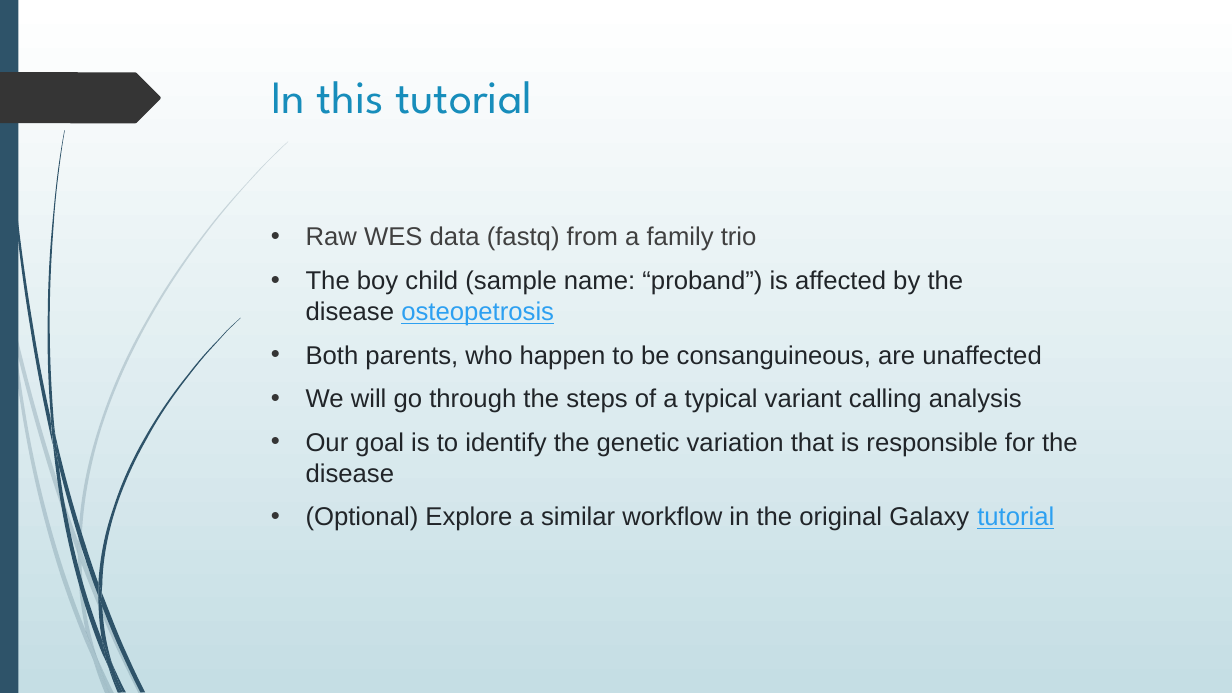
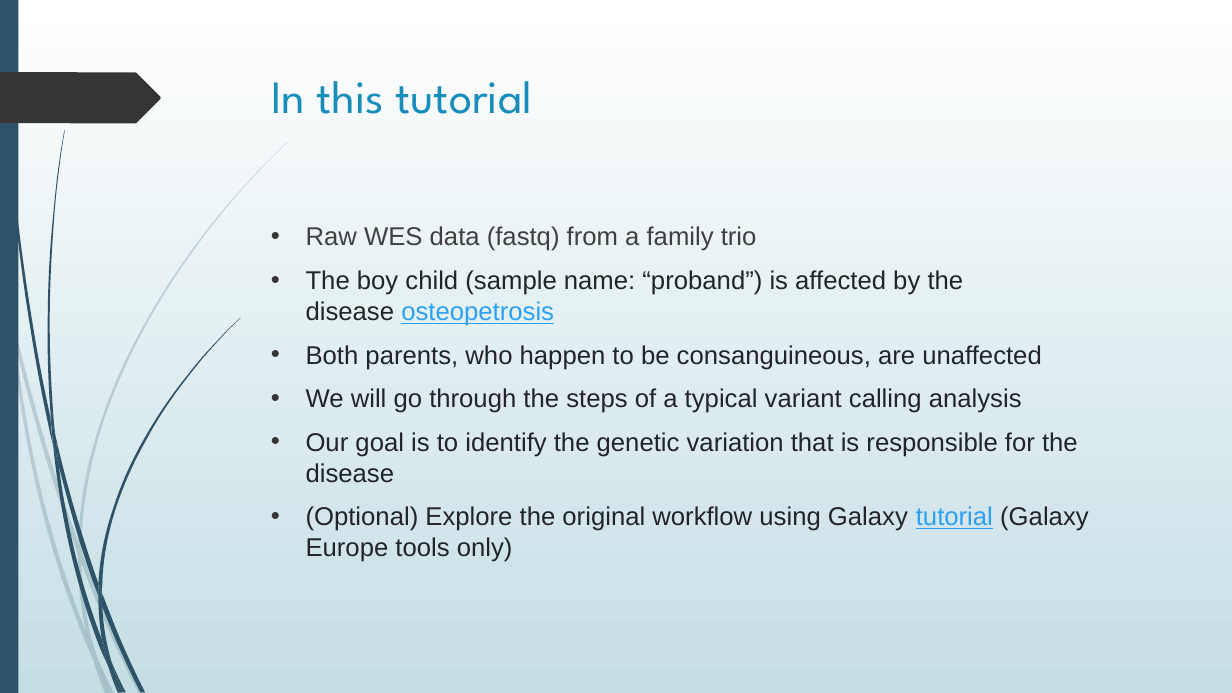
Before and after one commit to BiodataAnalysisGroup/IMGGE-WES-WGS-data-analysis-workshop, a slide deck: slide 3 of day 1/germline_variant_calling_slides.pptx. Drawn at 1232x693 pixels with LibreOffice and Linux fonts; fonts in the diff are those of the drawing. Boxes give left, top, right and bottom in pixels: in the first picture for what was removed or moved away, otherwise in the second. Text is boxed around its words. In the diff, an @@ line names an element or a change of style, - is before the commit and + after.

```diff
--- a/day 1/germline_variant_calling_slides.pptx
+++ b/day 1/germline_variant_calling_slides.pptx
@@ text at [306, 506, 1089, 562]: text changed @@
-• (Optional) Explore a similar workflow in the original Galaxy tutorial
+• (Optional) Explore the original workflow using Galaxy tutorial (Galaxy Europe tools only)
```
Also in this commit, not shown: 1 other slide changed, 6 slides added.
